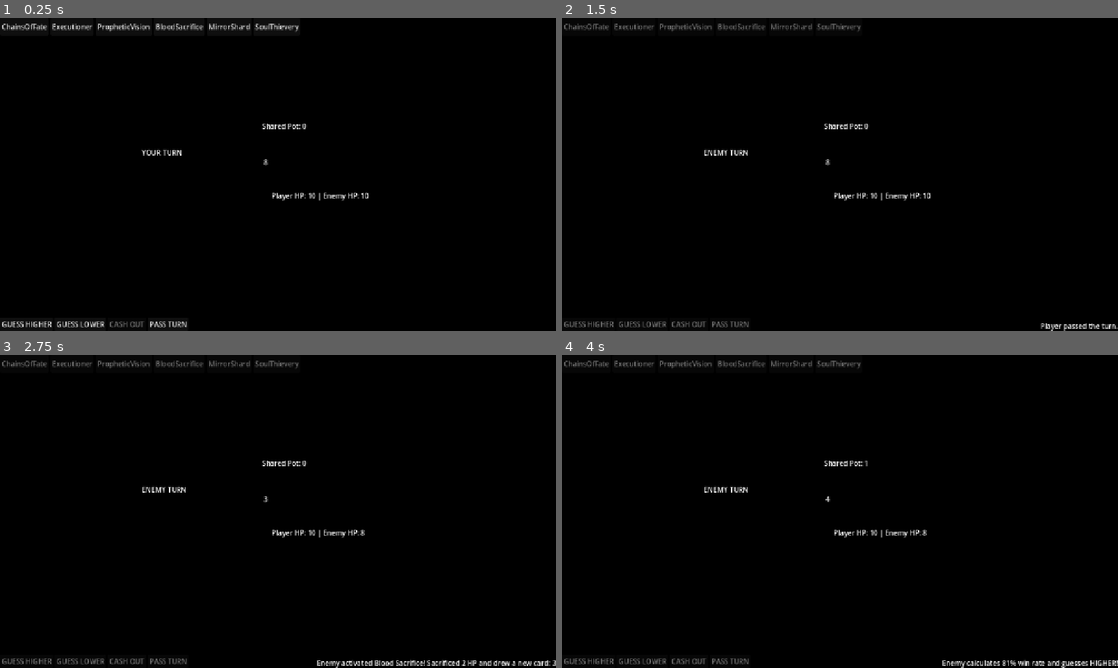
Above: before the commit, frames 1-4 (two rows, left to right).
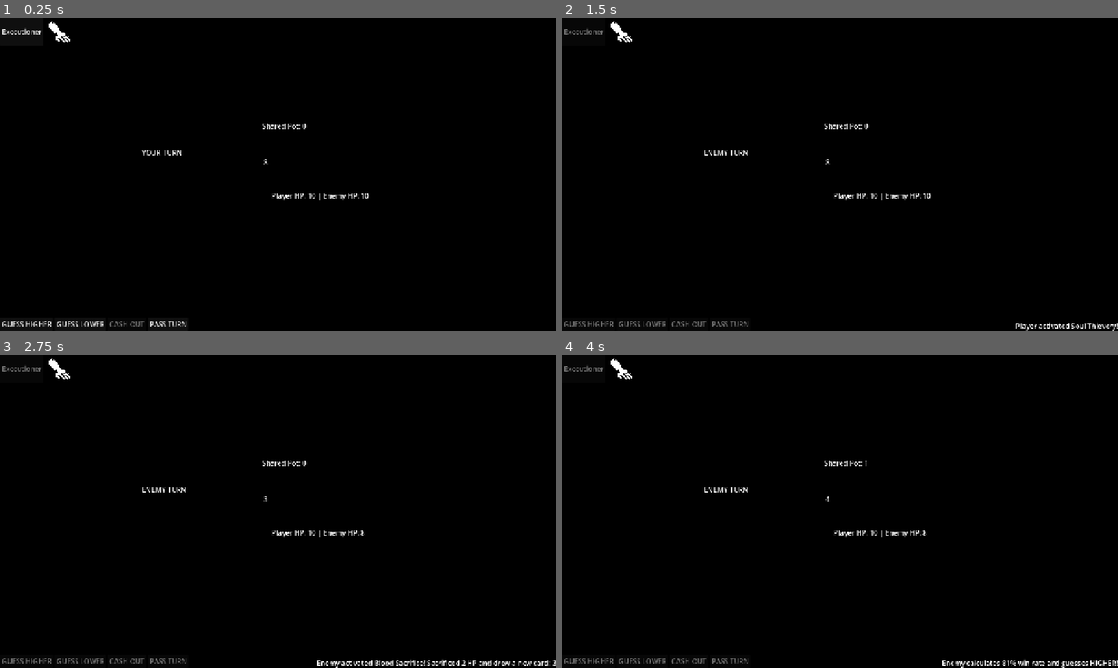
Above: after the commit, the same moments.

Repository: wadahac/HighLowPrototype
Game: Godot game, scene res://scenes/main.tscn
Same seed, same stepped clock (60 frames per second), same inputs: the game is played once before the commit and once after it.
Inputs (mouse positions are in pixels of both pictures, inside the frame that each line leads up to):
- Up to frame 1 (0.25 s): no input
- Up to frame 2 (1.5 s): click "PASS TURN" at 0.5 s; click (623, 30) at 1.27 s
- Up to frame 3 (2.75 s): tap Enter at 2 s
- Up to frame 4 (4 s): tap Space at 2.75 s; tap Enter at 3.5 s

The runs differ from the first frame. In frame 1, 1.4% of the frame differs, in the area x 0-67%, y 1-99%; in frame 2, 1.4%; in frame 3, 1.5%, in the area x 0-100%, y 1-100%; in frame 4, 1.4%.

Commit message:
added assets

Diff:
--- a/high-low-prototype/project.godot
+++ b/high-low-prototype/project.godot
@@ -27,5 +27,6 @@
 
 [rendering]
 
+textures/canvas_textures/default_texture_filter=0
 rendering_device/driver.windows="d3d12"
 renderer/rendering_method="mobile"
--- a/high-low-prototype/scenes/main.tscn
+++ b/high-low-prototype/scenes/main.tscn
@@ -2,6 +2,7 @@
 
 [ext_resource type="Script" uid="uid://dtgy32ffiy1h7" path="res://src/HighLowGameManager.gd" id="1_o5qli"]
 [ext_resource type="Script" uid="uid://bikflwn44ytxp" path="res://src/EnemyAI.gd" id="2_0wfyh"]
+[ext_resource type="Texture2D" uid="uid://dlf70ia2gimmb" path="res://assets/trumps/SoulThievery.png" id="2_sugp2"]
 
 [node name="Main" type="Node2D" unique_id=182343160]
 script = ExtResource("1_o5qli")
@@ -136,6 +137,10 @@
 layout_mode = 2
 text = "Mirror Shard"
 
+[node name="StealButton" type="TextureButton" parent="UI_Layer/TrumpContainer" unique_id=1536537628]
+layout_mode = 2
+texture_normal = ExtResource("2_sugp2")
+
 [node name="InfoPanel" type="VBoxContainer" parent="UI_Layer" unique_id=870315125]
 anchors_preset = 3
 anchor_left = 1.0
--- a/high-low-prototype/src/HighLowGameManager.gd
+++ b/high-low-prototype/src/HighLowGameManager.gd
@@ -19,6 +19,7 @@
 # Trump Card State
 var enemy_cash_out_and_pass_locked: bool = false
 var player_cash_out_and_pass_locked: bool = false
+var chains_locked_turns: int = 0
 var mirror_active: bool = false
 var known_future_3rd_card: int = -1
 var prophetic_vision_turn_countdown: int = -1
@@ -68,6 +69,11 @@
 	if enemy_ai:
 		enemy_ai.decision_made.connect(_on_enemy_decision_made)
 
+	# Connect StealButton
+	var steal_btn = $UI_Layer/TrumpContainer/StealButton
+	if steal_btn:
+		steal_btn.pressed.connect(_on_steal_button_pressed)
+
 	restart_button.hide()
 	reset_game()
 	print("GAME INITIALIZED SUCCESSFULLY")
@@ -80,6 +86,7 @@
 	is_player_turn = true
 	enemy_cash_out_and_pass_locked = false
 	player_cash_out_and_pass_locked = false
+	chains_locked_turns = 0
 	mirror_active = false
 	known_future_3rd_card = -1
 	prophetic_vision_turn_countdown = -1
@@ -186,36 +193,53 @@
 			status_label.text = "Player passed the turn."
 		switch_turn()
 
-# Dynamic Trump UI Generation
+# Reuse Existing UI Buttons (Do NOT Create New Nodes)
 func update_trump_ui() -> void:
-	var container = $"UI_Layer/TrumpContainer"
+	var container = $UI_Layer/TrumpContainer
 	if not container:
 		return
 
-	# Clear existing buttons
-	for child in container.get_children():
-		container.remove_child(child)
-		child.queue_free()
-
-	# Create buttons for each trump card in player's hand
+	var buttons = container.get_children()
+	var steal_btn = $UI_Layer/TrumpContainer/StealButton
+	var assigned_buttons = []
+
+	# Map player's trumps to existing buttons in TrumpContainer
 	for trump in trumps_hand:
-		var btn = Button.new()
-		var script_name = trump.get_script().get_path().get_file().get_basename()
-		btn.text = script_name
-		btn.disabled = trump.is_used or not is_player_turn
-		container.add_child(btn)
-		btn.pressed.connect(func():
-			trump.execute_player(self)
-			update_trump_ui()
-			set_player_controls_enabled(is_player_turn)
-		)
-
-	# Add Soul Thievery Button
-	var steal_btn = Button.new()
-	steal_btn.text = "SoulThievery"
-	steal_btn.disabled = steal_trump.is_used or not is_player_turn
-	container.add_child(steal_btn)
-	steal_btn.pressed.connect(_on_steal_button_pressed)
+		var trump_name = trump.get_script().get_path().get_file().get_basename()
+		var found_btn = null
+		for btn in buttons:
+			if btn == steal_btn:
+				continue
+			if btn in assigned_buttons:
+				continue
+			if trump_name.to_lower() in btn.name.to_lower() or btn.name.to_lower() in trump_name.to_lower():
+				found_btn = btn
+				break
+
+		if found_btn:
+			assigned_buttons.append(found_btn)
+			found_btn.visible = true
+			found_btn.disabled = trump.is_used or not is_player_turn
+			if found_btn.pressed.is_connected(_on_trump_button_pressed):
+				found_btn.pressed.disconnect(_on_trump_button_pressed)
+			found_btn.pressed.connect(_on_trump_button_pressed.bind(trump))
+
+	# Hide and disable any other buttons that are not currently in the player's hand
+	for btn in buttons:
+		if btn == steal_btn:
+			continue
+		if not btn in assigned_buttons:
+			btn.visible = false
+			btn.disabled = true
+
+	if steal_btn:
+		steal_btn.visible = true
+		steal_btn.disabled = steal_trump.is_used or not is_player_turn
+
+func _on_trump_button_pressed(trump) -> void:
+	trump.execute_player(self)
+	update_trump_ui()
+	set_player_controls_enabled(is_player_turn)
 
 # Trump Card Handlers
 func _on_steal_button_pressed() -> void:
@@ -347,14 +371,19 @@
 func switch_turn() -> void:
 	is_player_turn = not is_player_turn
 	_update_turn_label()
+
+	if chains_locked_turns > 0:
+		chains_locked_turns -= 1
+		if chains_locked_turns == 0:
+			player_cash_out_and_pass_locked = false
+			enemy_cash_out_and_pass_locked = false
+
 	if is_player_turn:
 		mirror_active = false
-		enemy_cash_out_and_pass_locked = false
 		set_player_controls_enabled(true)
 		if player_cash_out_and_pass_locked and status_label:
 			status_label.text = "TRAPPED BY CHAINS OF FATE: YOU MUST GUESS!"
 	else:
-		player_cash_out_and_pass_locked = false
 		set_player_controls_enabled(false)
 
 		if enemy_ai:
--- a/high-low-prototype/src/trumps/ChainsOfFate.gd
+++ b/high-low-prototype/src/trumps/ChainsOfFate.gd
@@ -3,11 +3,13 @@
 func execute_player(game_manager) -> void:
 	is_used = true
 	game_manager.enemy_cash_out_and_pass_locked = true
+	game_manager.chains_locked_turns = 1
 	game_manager.status_label.text = "Player activated Chains of Fate! Enemy cannot cash out or pass next turn."
 
 func execute_enemy(game_manager, _enemy_ai) -> void:
 	is_used = true
 	game_manager.player_cash_out_and_pass_locked = true
+	game_manager.chains_locked_turns = 1
 	game_manager.status_label.text = "Enemy activated Chains of Fate! Player cannot cash out or pass next turn."
 
 func can_enemy_use(game_manager, _enemy_ai) -> bool:
Binary file added: high-low-prototype/assets/Chips/chipBlackWhite.png
Not shown, added: high-low-prototype/assets/Chips/chipBlackWhite.png.import
Binary file added: high-low-prototype/assets/Chips/chipBlackWhite_border.png
Not shown, added: high-low-prototype/assets/Chips/chipBlackWhite_border.png.import
Binary file added: high-low-prototype/assets/Chips/chipBlackWhite_side.png
Not shown, added: high-low-prototype/assets/Chips/chipBlackWhite_side.png.import
Binary file added: high-low-prototype/assets/Chips/chipBlackWhite_sideBorder.png
Not shown, added: high-low-prototype/assets/Chips/chipBlackWhite_sideBorder.png.import
Binary file added: high-low-prototype/assets/Chips/chipBlue.png
Not shown, added: high-low-prototype/assets/Chips/chipBlue.png.import
Binary file added: high-low-prototype/assets/Chips/chipBlueWhite.png
Not shown, added: high-low-prototype/assets/Chips/chipBlueWhite.png.import
(and 1119 more such lines)
